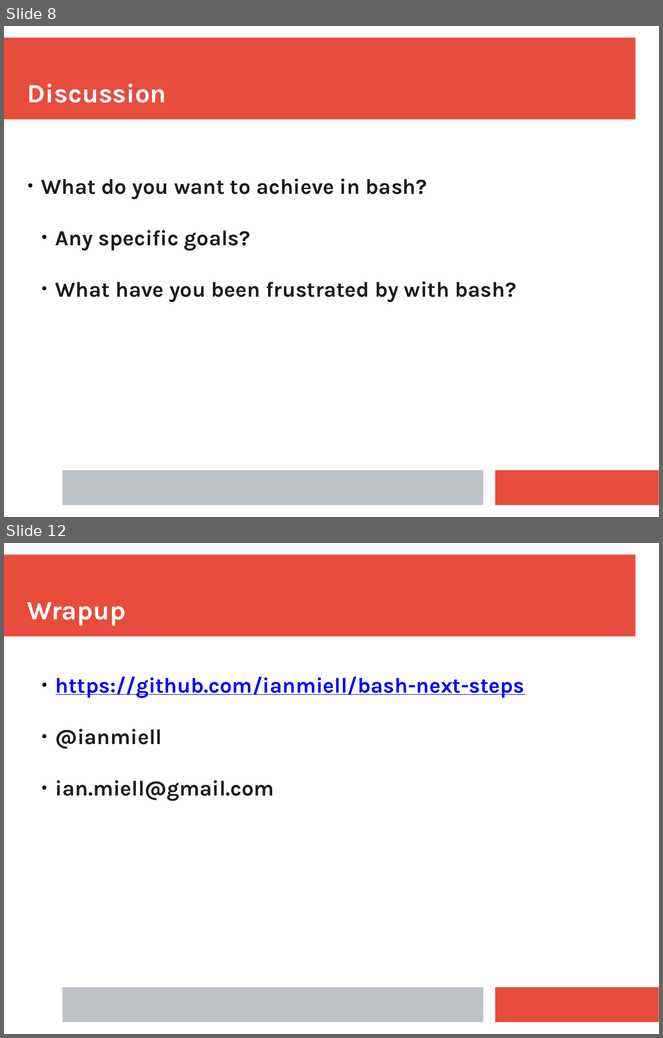
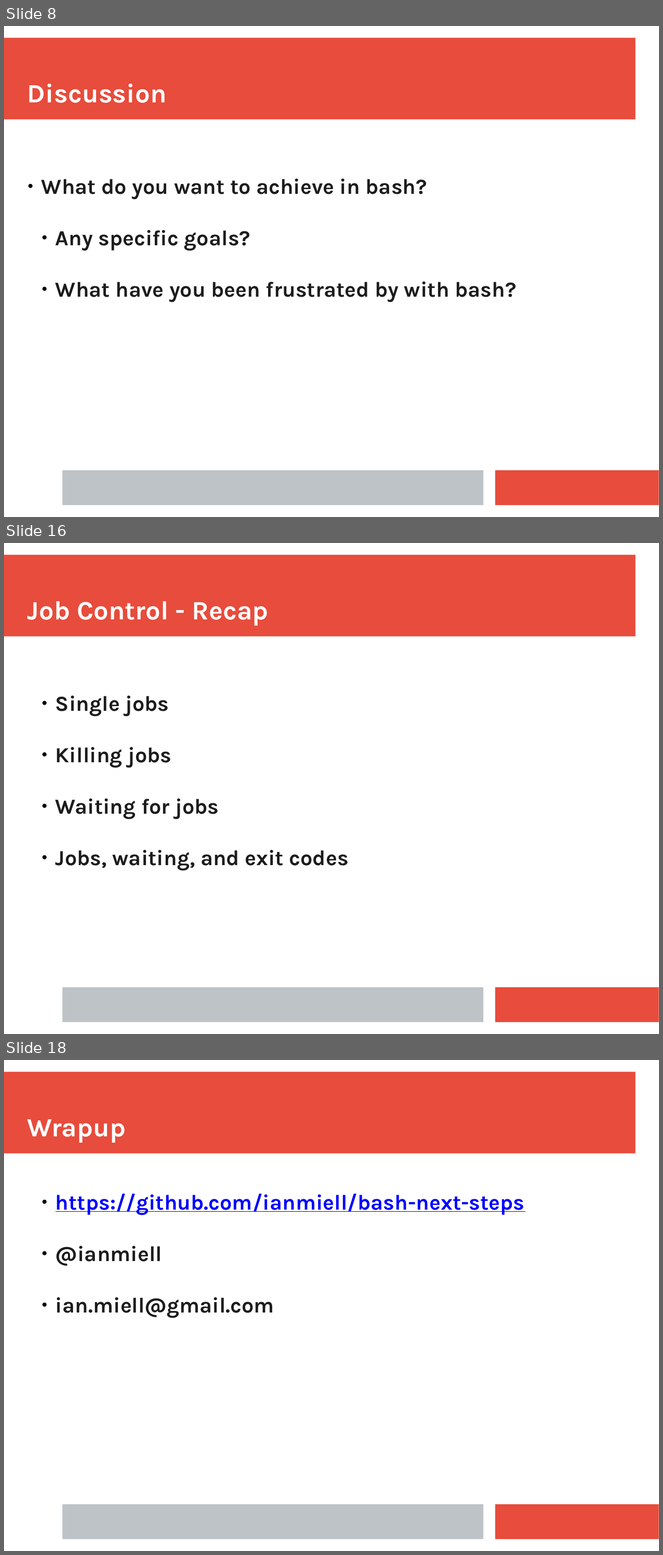
Before and after one commit to ianmiell/bash-next-steps, a slide deck: slides/bash_next_steps.pptx. Shown one above the other, each under a label of ours: slides 8 and 12 before the commit, slides 8, 16 and 18 after it; the slides between them are not shown. The pictures are 663x1038 and 663x1555 pixels, drawn with LibreOffice and Linux fonts; fonts in the diff are those of the drawing. Boxes give left, top, right and bottom in pixels: in the first picture for what was removed or moved away, otherwise in the second. Text is boxed around its words. In the diff, an @@ line names an element or a change of style, - is before the commit and + after.

```diff
--- a/slides/bash_next_steps.pptx
+++ b/slides/bash_next_steps.pptx
@@ slide 16 added at box(4, 543, 659, 1034), background #FFFFFF; not listed: 3 template elements that a slide beside it also shows @@
@@ text added at box(27, 601, 269, 626), 32 pt, text #FFFFFF, bold @@
+Job Control - Recap
@@ text added at box(55, 695, 349, 871), 26 pt, text #1C1C1C, bold @@
+  ● Single jobs
+  ● Killing jobs
+  ● Waiting for jobs
+  ● Jobs, waiting, and exit codes
@@ what was slide 12 is now slide 18 @@
```
Also in this commit, not shown: 3 slides changed, 5 other slides added, 1 other file.
